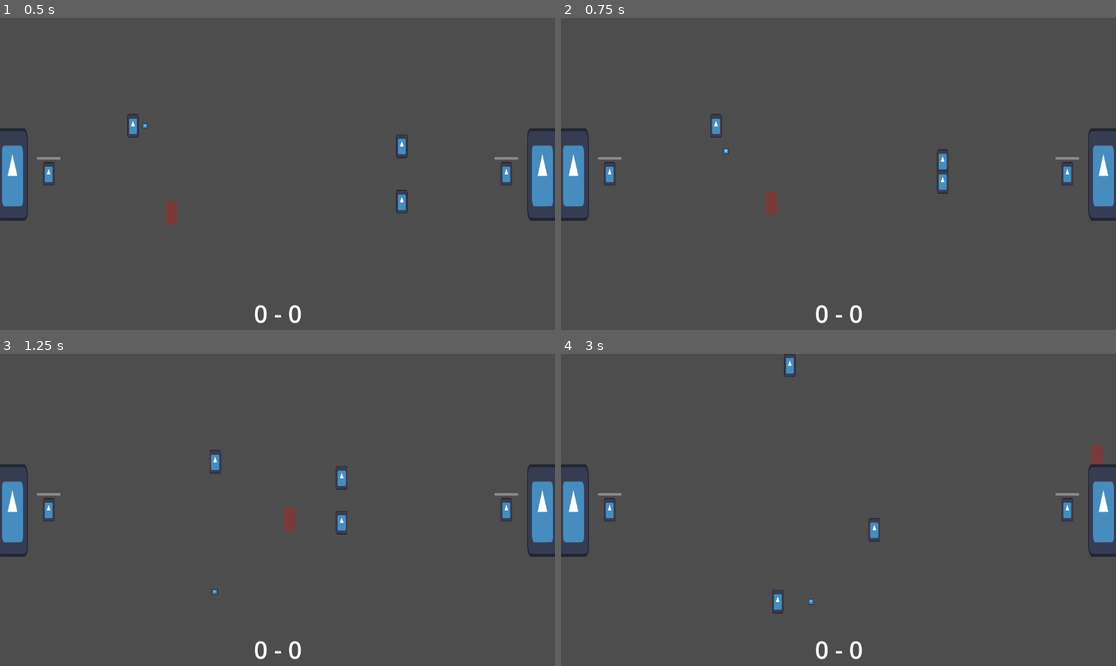
Above: before the commit, frames 1-4 (two rows, left to right).
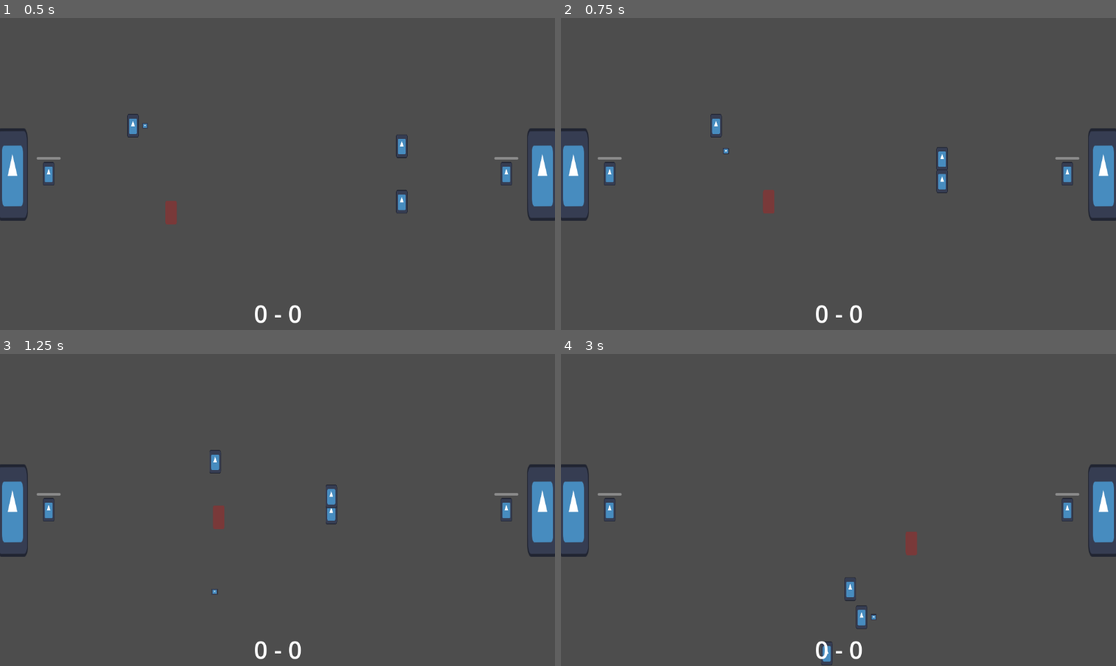
Above: after the commit, the same moments.

Repository: david8zhang/spooky-soccer
Game: Godot game, scene res://scenes/Main.tscn
Same seed, same stepped clock (60 frames per second), same inputs: the game is played once before the commit and once after it. The engine's default icon, where the game draws it, is replaced by a stand-in: a white triangle on a blue panel in a dark square.
Inputs:
- Up to frame 1 (0.5 s): no input
- Up to frame 2 (0.75 s): hold Right (move_right) from 0.53 s (still down); tap Space (pass) at 0.6 s
- Up to frame 3 (1.25 s): keep holding Right (move_right); tap F (shoot) at 0.8 s
- Up to frame 4 (3 s): release Right (move_right) at 1.28 s; hold Down (move_down) 1.28-2.03 s; tap F (shoot) at 1.35, 2.3, 2.85 s; tap Space (pass) at 1.55, 2.1 s; hold Right (move_right) 2.03-2.78 s; hold Up (move_up) from 2.78 s (still down)

Frame 1 is identical in both runs. In frame 2, 0.2% of the frame differs, in the area x 36-70%, y 41-64%; in frame 3, 0.6%; in frame 4, 0.9%, in the area x 38-98%, y 0-100%.

Commit message:
fix some ball collision logic

Diff:
--- a/prefabs/CPUFieldPlayer.tscn
+++ b/prefabs/CPUFieldPlayer.tscn
@@ -32,8 +32,9 @@
 
 [node name="ContextMap" parent="." instance=ExtResource("2_vai8v")]
 
-[node name="CPUFieldPlayerAI" parent="." node_paths=PackedStringArray("blackboard") instance=ExtResource("2_4laok")]
-blackboard = NodePath("@Node@127139")
+[node name="CPUFieldPlayerAI" parent="." node_paths=PackedStringArray("blackboard", "actor") instance=ExtResource("2_4laok")]
+blackboard = NodePath("@Node@28481")
+actor = NodePath("..")
 
 [node name="AnimatedSprite2D" type="AnimatedSprite2D" parent="."]
 position = Vector2(0, -4.76837e-07)
--- a/prefabs/CPUFieldPlayerAI.tscn
+++ b/prefabs/CPUFieldPlayerAI.tscn
@@ -30,7 +30,7 @@
 
 [node name="CPUFieldPlayerAI" type="Node" node_paths=PackedStringArray("blackboard", "actor")]
 script = ExtResource("1_xsn7y")
-blackboard = NodePath("@Node@17991")
+blackboard = NodePath("@Node@27050")
 actor = NodePath("")
 
 [node name="RootSequence" type="Node" parent="."]
--- a/prefabs/PlayerFieldPlayer.tscn
+++ b/prefabs/PlayerFieldPlayer.tscn
@@ -30,7 +30,7 @@
 script = ExtResource("1_ejapt")
 
 [node name="PlayerFieldPlayerAI" parent="." node_paths=PackedStringArray("blackboard") instance=ExtResource("2_ede0m")]
-blackboard = NodePath("@Node@18673")
+blackboard = NodePath("@Node@27211")
 
 [node name="ContextMap" parent="." instance=ExtResource("2_xnjla")]
 
--- a/scripts/FieldPlayer.gd
+++ b/scripts/FieldPlayer.gd
@@ -92,7 +92,7 @@
 		var dir = (pass_target.global_position - ball.global_position).normalized()
 		var velocity_vector = dir * PASS_SPEED
 		ball.linear_velocity = velocity_vector
-		ball.curr_poss_status = Ball.POSS_STATUS.PLAYER_PASS if side == Side.PLAYER else Ball.POSS_STATUS.CPU_PASS
+		ball.curr_poss_status = Ball.POSS_STATUS.LOOSE
 		ball.metadata["prev_possessor"] = self
 		ball.enable_collision_detector()
 		lose_poss_of_ball()
@@ -108,20 +108,14 @@
 	var opp_goal = get_opposing_goal()
 	var dir = (opp_goal.global_position - ball.global_position).normalized()
 	var velocity_vector = dir * SHOOT_SPEED
-	ball.curr_poss_status = Ball.POSS_STATUS.SHOT_ON_CPU_GOAL
+	ball.curr_poss_status = Ball.POSS_STATUS.SHOT_ON_CPU_GOAL if side == Side.PLAYER else Ball.POSS_STATUS.SHOT_ON_PLAYER_GOAL
 	ball.metadata["shot_force"] = shot_force
 	ball.enable_collision_detector()
 	ball.linear_velocity = velocity_vector
 	lose_poss_of_ball()
 
 func handle_ball_collision():
-	var ball = game.ball as Ball
-	if can_take_possession:
-		if ball.curr_poss_status == Ball.POSS_STATUS.PLAYER_PASS or ball.curr_poss_status == Ball.POSS_STATUS.CPU_PASS:
-			var prev_possessor = ball.metadata["prev_possessor"]
-			if prev_possessor != null:
-				prev_possessor.can_take_possession = true
-		take_poss_of_ball()
+	take_poss_of_ball()
 
 func get_self_goal():
 	return game.cpu_goal if side == Side.CPU else game.player_goal
@@ -139,7 +133,7 @@
 func take_poss_of_ball():
 	var ball = game.ball as Ball
 	ball.linear_velocity = Vector2.ZERO
-	ball.disable_collision_detector()
+	ball.curr_poss_status = Ball.POSS_STATUS.PLAYER if side == Side.PLAYER else Ball.POSS_STATUS.CPU
 	var curr_ball_handler = game.get_ball_handler()
 	if curr_ball_handler != null and curr_ball_handler != self:
 		curr_ball_handler.lose_poss_of_ball()
--- a/scripts/Goalkeeper.gd
+++ b/scripts/Goalkeeper.gd
@@ -12,7 +12,9 @@
 
 func handle_ball_collision():
   var ball = game.ball as Ball
-  var stamina_dmg = ball.metadata["shot_force"]
-  save_meter.value = max(0, save_meter.value - stamina_dmg)
-  if save_meter.value > 0:
-    super.handle_ball_collision()
+  if ball.curr_poss_status == Ball.POSS_STATUS.SHOT_ON_CPU_GOAL or \
+    ball.curr_poss_status == Ball.POSS_STATUS.SHOT_ON_PLAYER_GOAL:
+    var stamina_dmg = ball.metadata["shot_force"]
+    save_meter.value = max(0, save_meter.value - stamina_dmg)
+    if save_meter.value > 0:
+      super.handle_ball_collision()
